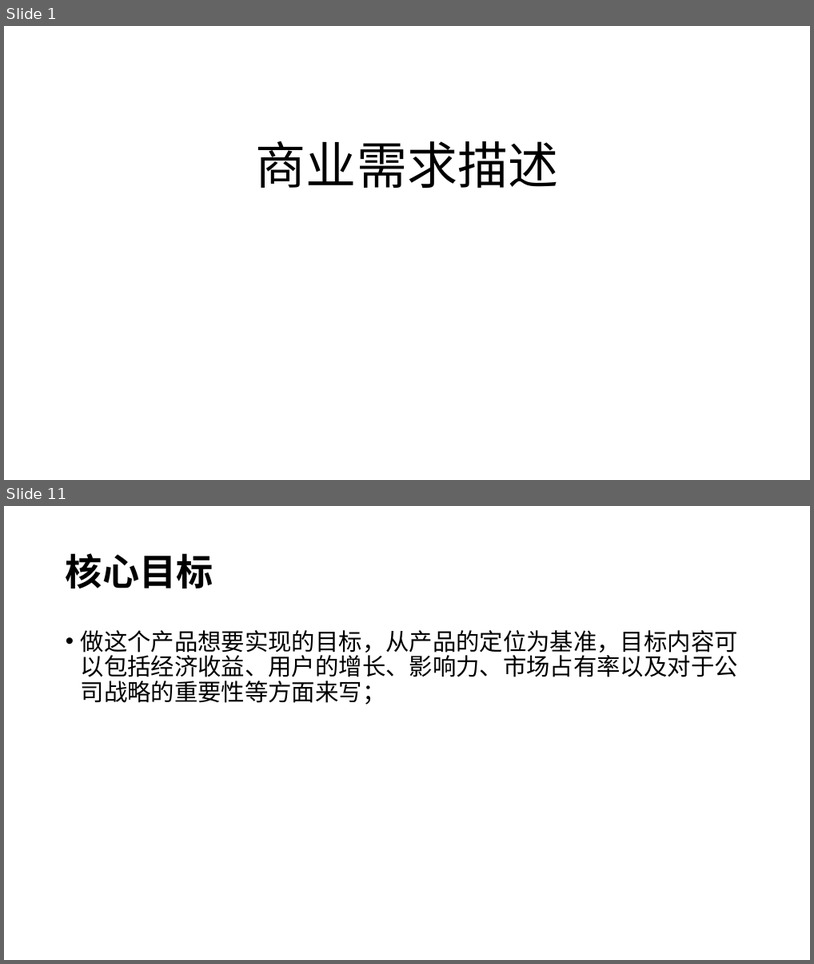
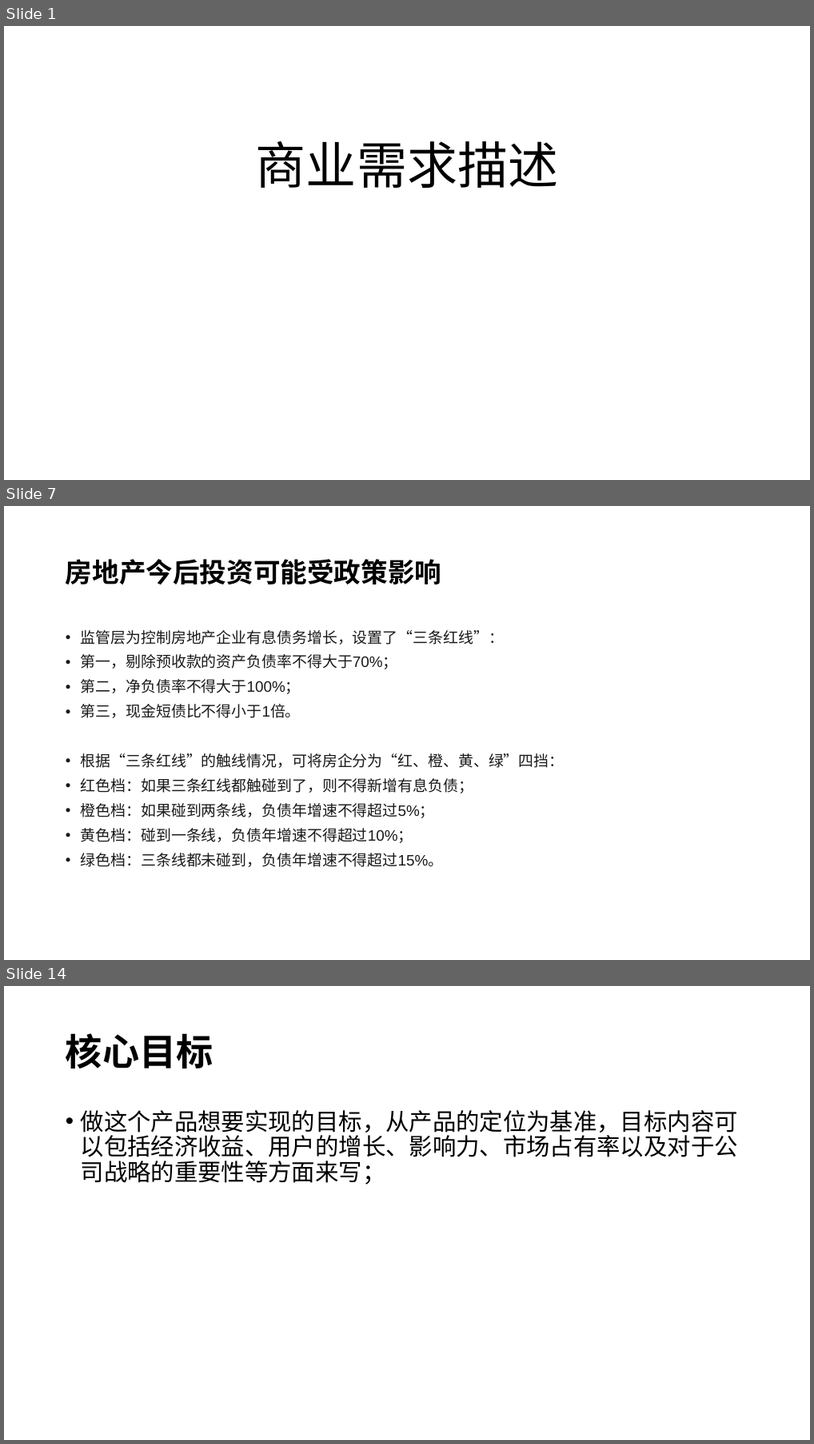
Before and after one commit to awanglilong/awanglilong.github.io, a slide deck: _posts/商业需求.pptx. Shown one above the other, each under a label of ours: slides 1 and 11 before the commit, slides 1, 7 and 14 after it; the slides between them are not shown. The pictures are 814x964 and 814x1444 pixels, drawn with LibreOffice and Linux fonts; fonts in the diff are those of the drawing. Boxes give left, top, right and bottom in pixels: in the first picture for what was removed or moved away, otherwise in the second. Text is boxed around its words. In the diff, an @@ line names an element or a change of style, - is before the commit and + after.

```diff
--- a/_posts/商业需求.pptx
+++ b/_posts/商业需求.pptx
@@ slide 7 added at (4,506,810,960), background #FFFFFF @@
@@ title added at (66,559,442,584), 32 pt, text #000000, bold @@
+房地产今后投资可能受政策影响
@@ text added at (81,630,565,867), 18 pt, text #191919 @@
+• 监管层为控制房地产企业有息债务增长，设置了“三条红线”：
+• 第一，剔除预收款的资产负债率不得大于70%；
+• 第二，净负债率不得大于100%；
+• 第三，现金短债比不得小于1倍。
+• 根据“三条红线”的触线情况，可将房企分为“红、橙、黄、绿”四挡：
+• 红色档：如果三条红线都触碰到了，则不得新增有息负债；
+• 橙色档：如果碰到两条线，负债年增速不得超过5%；
+• 黄色档：碰到一条线，负债年增速不得超过10%；
+• 绿色档：三条线都未碰到，负债年增速不得超过15%。
@@ what was slide 11 is now slide 14 @@
```
Also in this commit, not shown: 13 slides changed, 5 other slides added, 8 slides removed, 1 other file.
